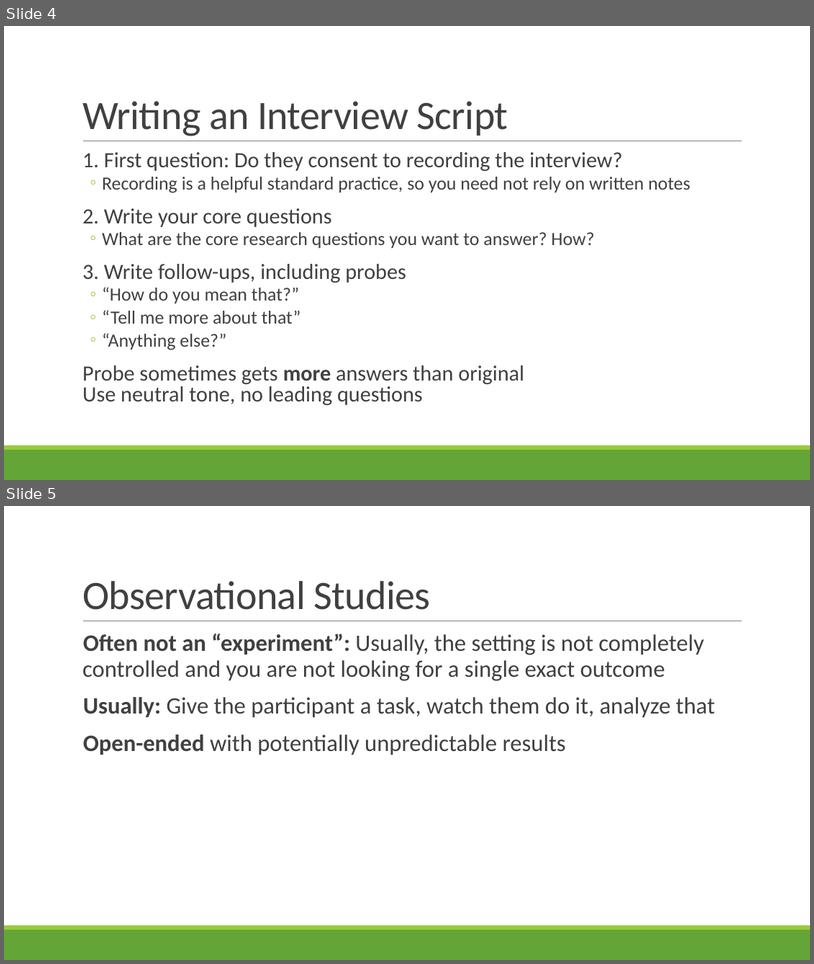
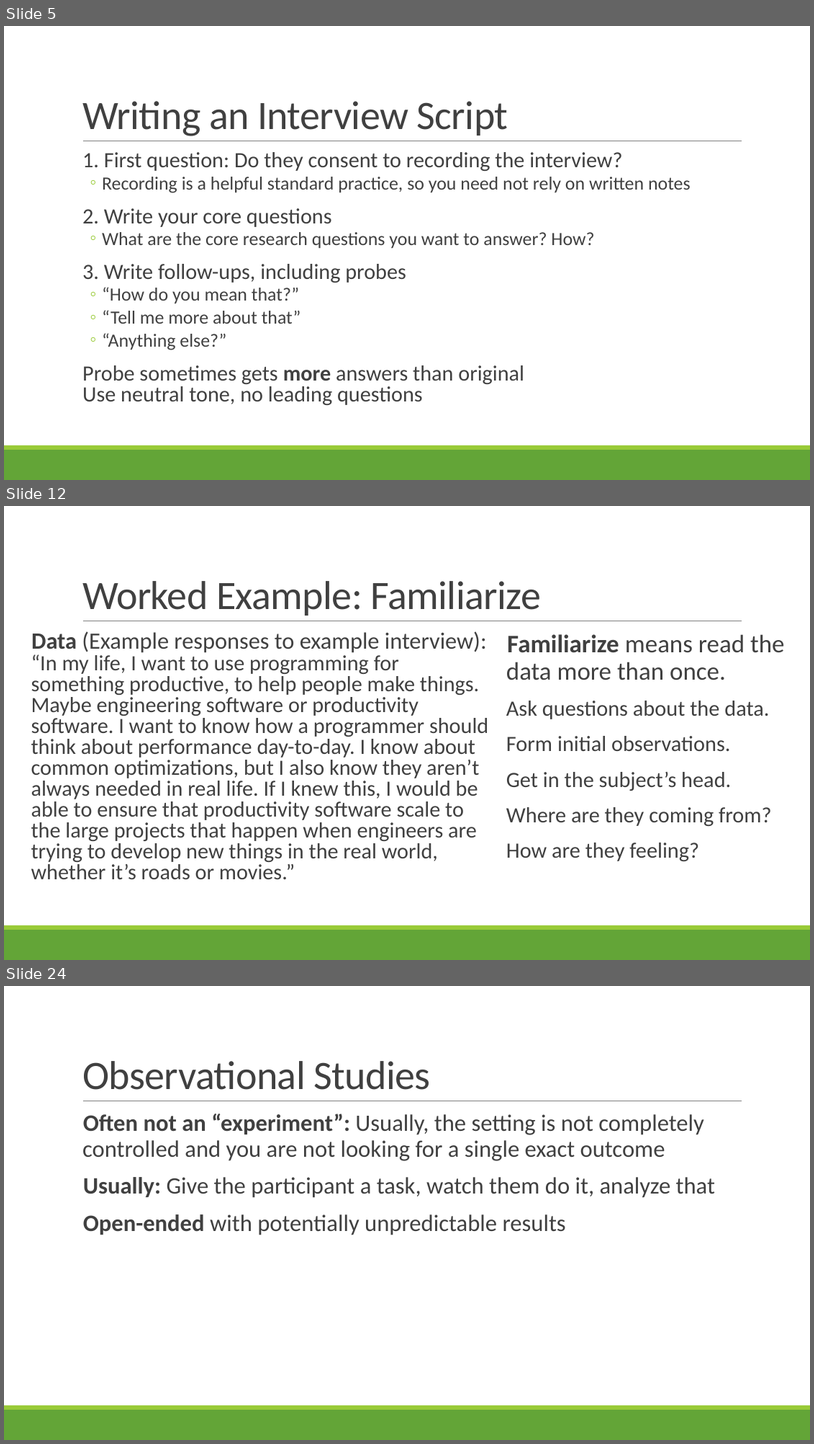
Before and after one commit to rbohrer/pl-course, a slide deck: LectureSlides/09Design3.pptx. Shown one above the other, each under a label of ours: slides 4 and 5 before the commit, slides 5, 12 and 24 after it; the slides between them are not shown. The pictures are 814x964 and 814x1444 pixels, drawn with LibreOffice and Linux fonts; fonts in the diff are those of the drawing. Boxes give left, top, right and bottom in pixels: in the first picture for what was removed or moved away, otherwise in the second. Text is boxed around its words. In the diff, an @@ line names an element or a change of style, - is before the commit and + after.

```diff
--- a/LectureSlides/09Design3.pptx
+++ b/LectureSlides/09Design3.pptx
@@ slide 12 added at [4,506,810,960], background #FFFFFF; not listed: 3 template elements that a slide beside it also shows @@
@@ title added at [82,581,541,615], 48 pt, text #404040 @@
+Worked Example: Familiarize
@@ text added at [31,631,489,879], 25.9 pt, text #404040 @@
+  Data (Example responses to example interview):
+  “In my life, I want to use programming for something productive, to help people make things. Maybe engineering software or productivity software. I want to know how a programmer should think about performance day-to-day. I know about common optimizations, but I also know they aren’t always needed in real life. If I knew this, I would be able to ensure that productivity software scale to the large projects that happen when engineers are trying to develop new things in the real world, whether it’s roads or movies.”
@@ text added at [507,634,784,861], 26 pt, text #404040 @@
+  Familiarize means read the data more than once.
+  Ask questions about the data.
+  Form initial observations.
+  Get in the subject’s head.
+  Where are they coming from?
+  How are they feeling?
@@ what was slide 4 is now slide 5 @@
@@ what was slide 5 is now slide 24 @@
```
Also in this commit, not shown: 2 slides changed, 17 other slides added, 2 slides removed.
